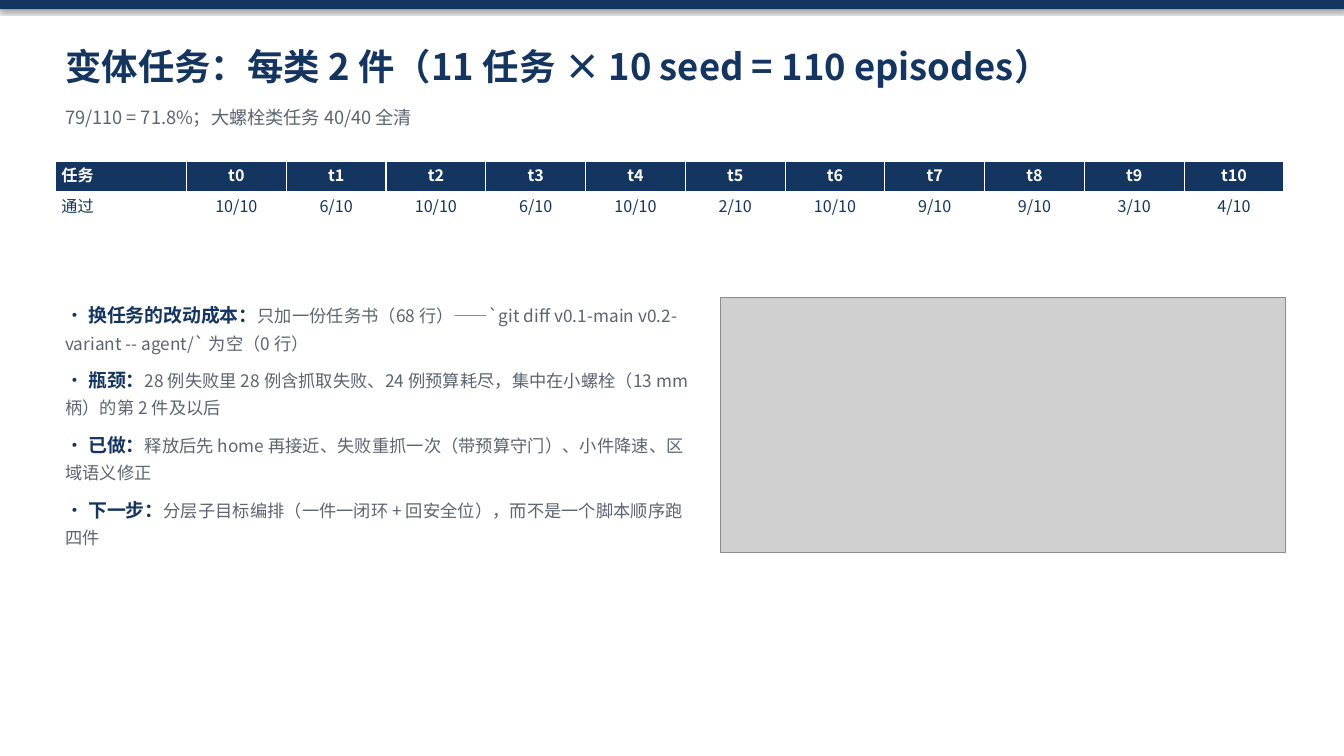
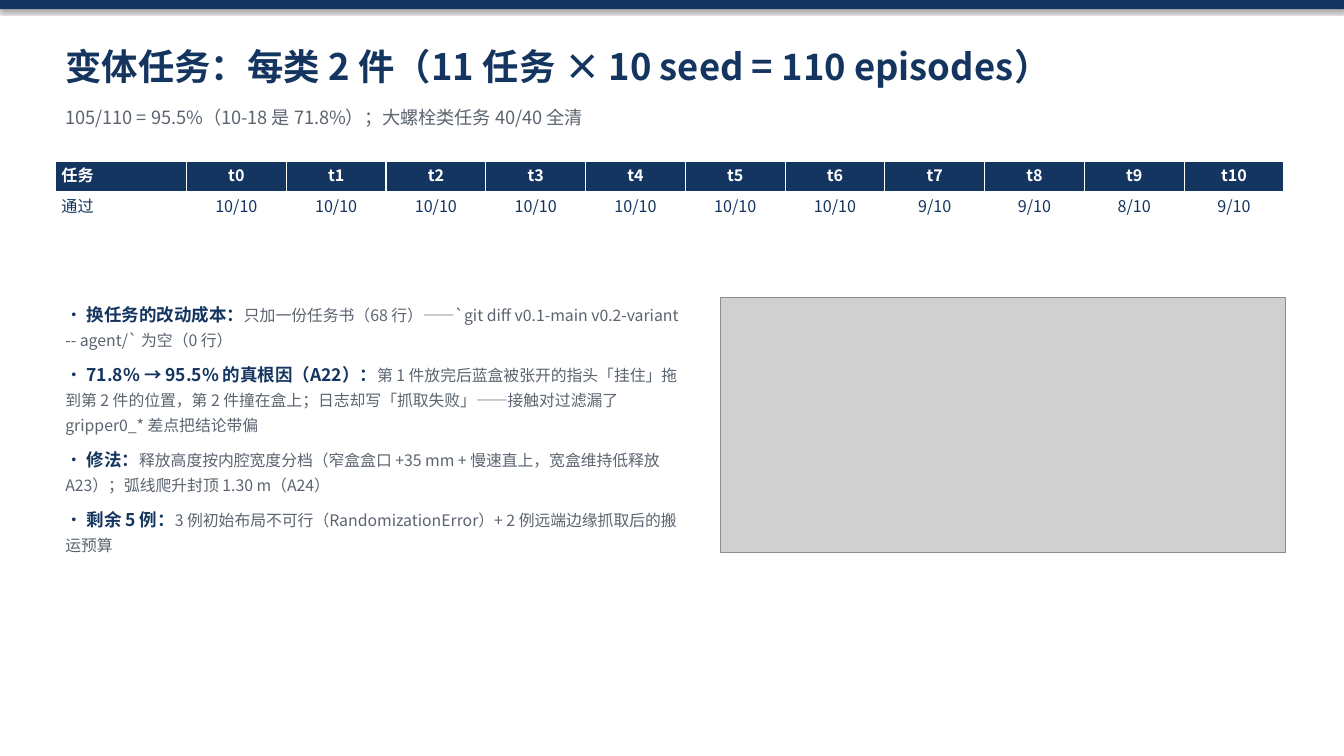
Before and after one commit to JamesWei216/agentic-robotics, a slide deck: slide 6 of reports/Agentic-Robotics-赛题汇报.pptx. Drawn at 1344x756 pixels with LibreOffice and Linux fonts; fonts in the diff are those of the drawing; grey boxes stand for pictures. Boxes give left, top, right and bottom in pixels: in the first picture for what was removed or moved away, otherwise in the second. Text is boxed around its words. In the diff, an @@ line names an element or a change of style, - is before the commit and + after.

```diff
--- a/reports/Agentic-Robotics-赛题汇报.pptx
+++ b/reports/Agentic-Robotics-赛题汇报.pptx
@@ text at (65,108,583,127): text changed @@
-79/110 = 71.8%；大螺栓类任务 40/40 全清
+105/110 = 95.5%（10-18 是 71.8%）；大螺栓类任务 40/40 全清
@@ table at (55,161,1285,222) @@
-row 2: 通过 | 10/10 | 6/10 | 10/10 | 6/10 | 10/10 | 2/10 | 10/10 | 9/10 | 9/10 | 3/10 | 4/10
+row 2: 通过 | 10/10 | 10/10 | 10/10 | 10/10 | 10/10 | 10/10 | 10/10 | 9/10 | 9/10 | 8/10 | 9/10
@@ text at (80,306,678,350): size 13.5 to 12.5 pt in "· 换任务的改动成本：只加一份任务书（68"; size 12.3 to 11.3 pt in "换任务的改动成本：只加一份任务书（68 行）——`git diff v0.1-main v0.2-variant --  ..." @@
@@ text at (65,366,678,552): text changed; size 12.3 to 11.3 pt @@
-· 瓶颈：28 例失败里 28 例含抓取失败、24 例预算耗尽，集中在小螺栓（13 mm 柄）的第 2 件及以后
-· 已做：释放后先 home 再接近、失败重抓一次（带预算守门）、小件降速、区域语义修正
-· 下一步：分层子目标编排（一件一闭环 + 回安全位），而不是一个脚本顺序跑四件
+· 71.8% → 95.5% 的真根因（A22）：第 1 件放完后蓝盒被张开的指头「挂住」拖到第 2 件的位置，第 2 件撞在盒上；日志却写「抓取失败」——接触对过滤漏了 gripper0_* 差点把结论带偏
+· 修法：释放高度按内腔宽度分档（窄盒盒口 +35 mm + 慢速直上，宽盒维持低释放 A23）；弧线爬升封顶 1.30 m（A24）
+· 剩余 5 例：3 例初始布局不可行（RandomizationError）+ 2 例远端边缘抓取后的搬运预算
```
Also in this commit, not shown: 9 other slides changed, 1 other file.
